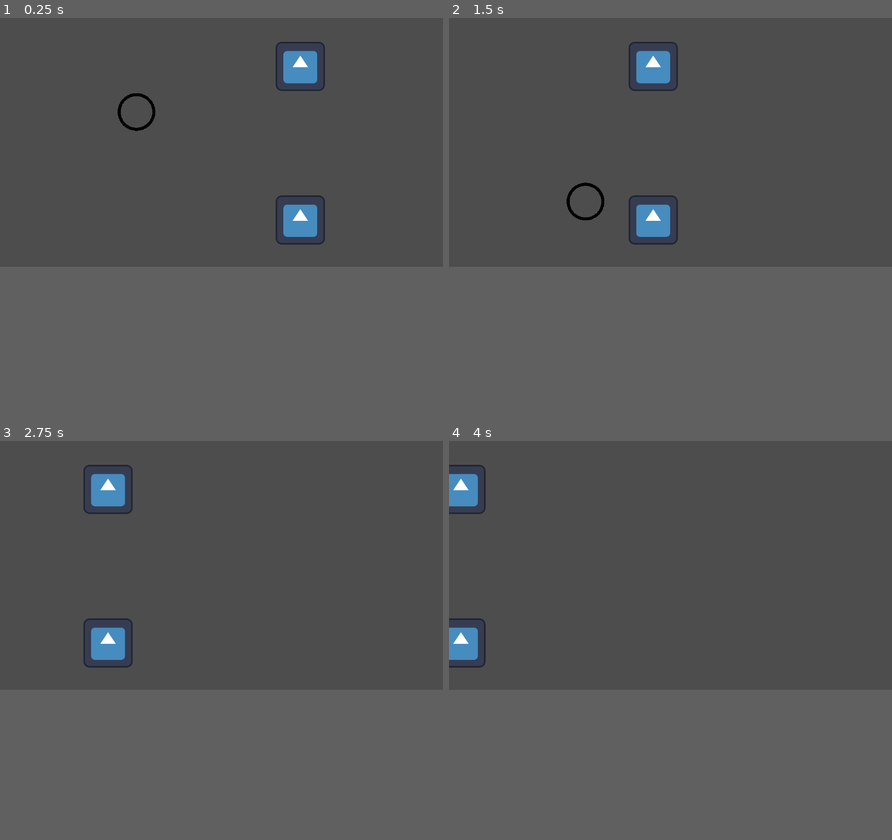
Above: before the commit, frames 1-4 (two rows, left to right).
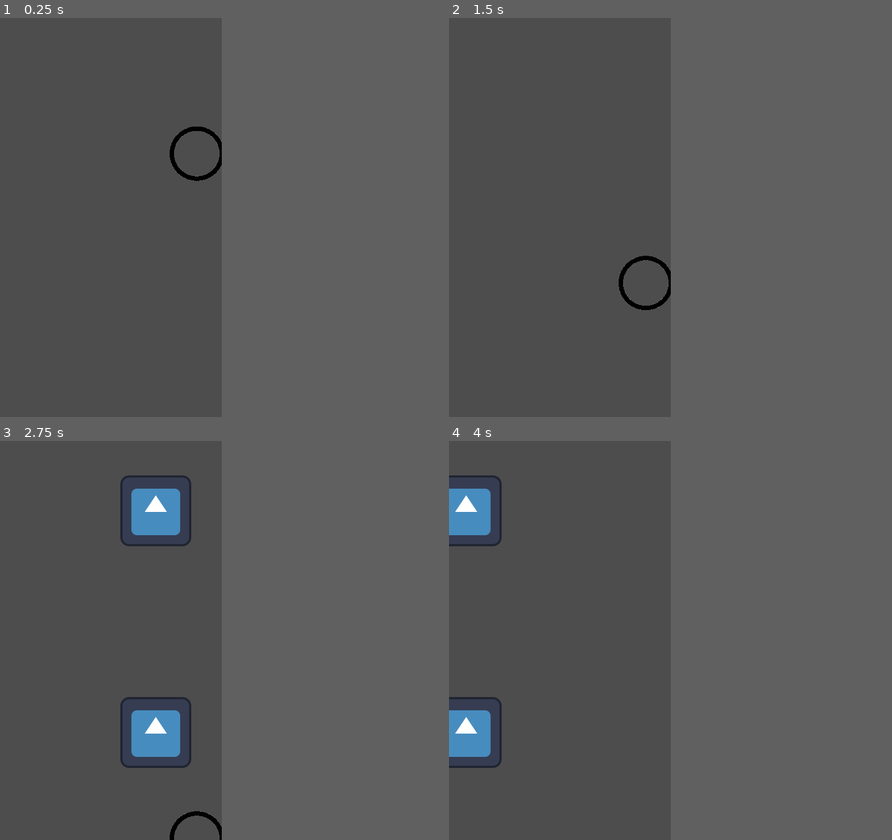
Above: after the commit, the same moments.

Repository: coreypowerdejong/flappy-bird
Game: Godot game, scene res://main.tscn
Two runs of this game, one before a commit and one after it. Both use one fixed random seed, a clock stepped at 60 frames per second and the inputs below. The engine's default icon, where the game draws it, is replaced by a stand-in: a white triangle on a blue panel in a dark square.
Inputs:
- Up to frame 1 (0.25 s): no input
- Up to frame 2 (1.5 s): tap Space (jump) at 0.77 s
- Up to frame 3 (2.75 s): tap Space (jump) at 1.52 s
- Up to frame 4 (4 s): tap Space (jump) at 3.02, 3.77 s
In our replay, the window is 799x449 before the commit and 400x720 after it. These sizes can differ from the game's own. Grey fills any space a smaller window leaves; there, only what the larger window draws over its background counts as a difference.

The runs differ from the first frame. In frame 1, 2.2% of the frame differs, in the area x 26-74%, y 5-57%; in frame 2, 2.2%; in frame 3, 4.9%, in the area x 18-51%, y 5-100%; in frame 4, 3.3%.

Commit message:
Change screen dimensions to vertical view

Diff:
--- a/project.godot
+++ b/project.godot
@@ -15,6 +15,11 @@
 config/features=PackedStringArray("4.2", "Forward Plus")
 config/icon="res://icon.svg"
 
+[display]
+
+window/size/viewport_width=400
+window/size/viewport_height=720
+
 [input]
 
 jump={
